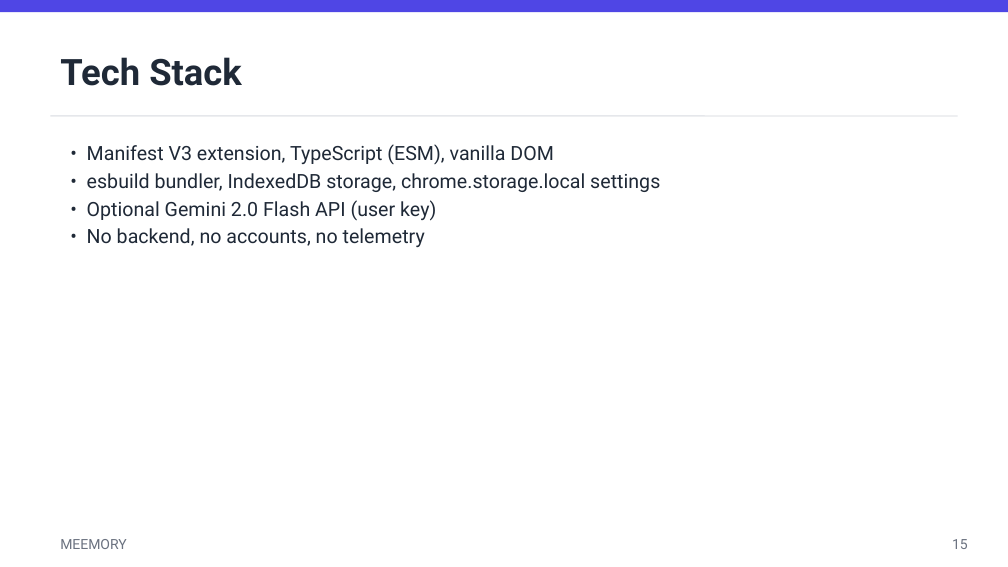
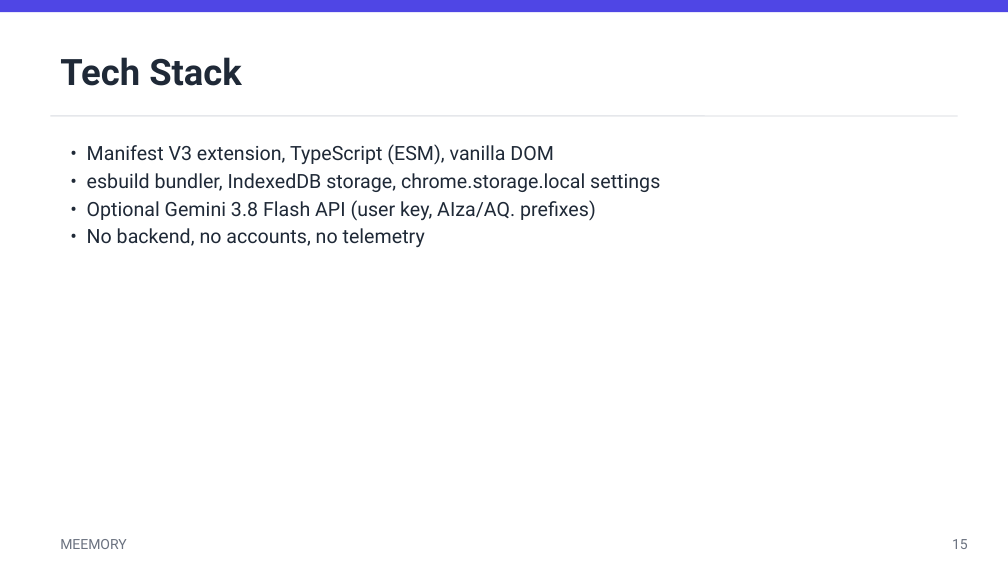
Before and after one commit to ameypatil26/meemory, a slide deck: slide 17 of presentation.pptx (slide 15 before the commit). Drawn at 1008x567 pixels with LibreOffice and Linux fonts; fonts in the diff are those of the drawing. Boxes give left, top, right and bottom in pixels: in the first picture for what was removed or moved away, otherwise in the second. Text is boxed around its words. In the diff, an @@ line names an element or a change of style, - is before the commit and + after.

```diff
--- a/presentation.pptx
+++ b/presentation.pptx
@@ text at box(87, 200, 596, 221): text changed @@
-• Optional Gemini 2.0 Flash API (user key)
+• Optional Gemini 3.8 Flash API (user key, AIza/AQ. prefixes)
```
Also in this commit, not shown: 3 other slides changed, 2 slides added, 15 other files.
